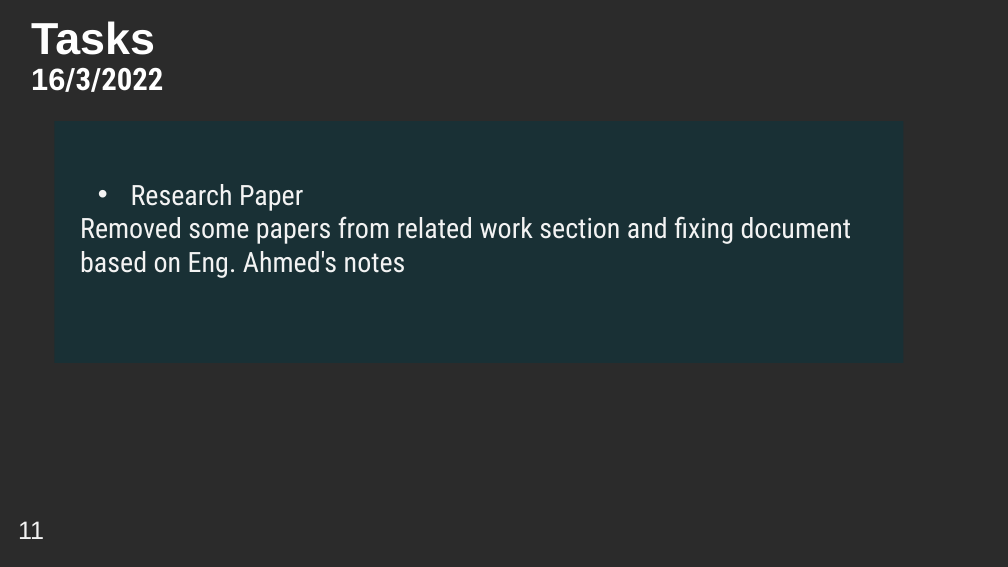
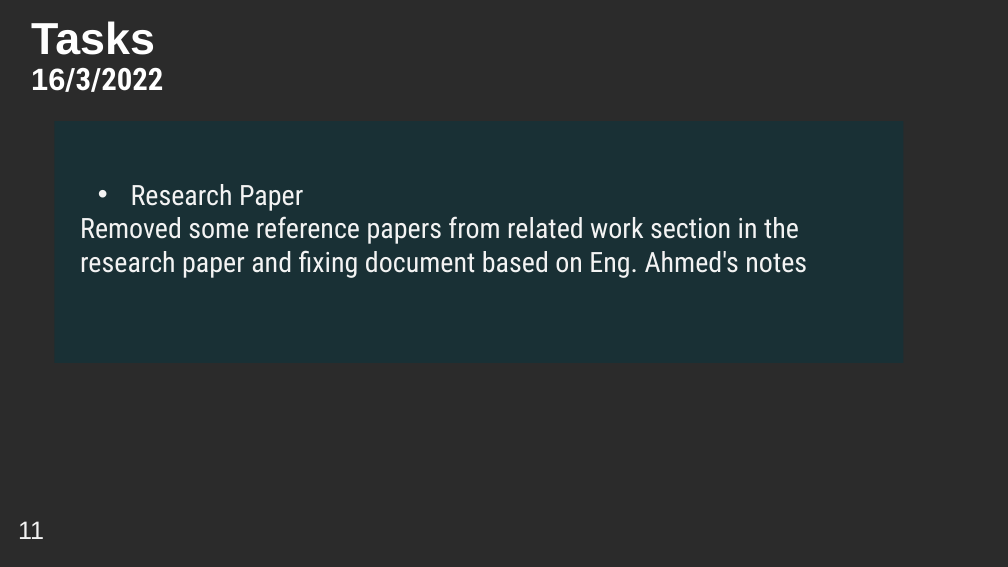
Before and after one commit to YoussifAssem/Genatac, a slide deck: slide 6 of E-Genetics/presentations/Genetcis-protoType.pptx. Drawn at 1008x567 pixels with LibreOffice and Linux fonts; fonts in the diff are those of the drawing; background and template pictures are left out; a plain dark background stands for a picture behind light text. Boxes give left, top, right and bottom in pixels: in the first picture for what was removed or moved away, otherwise in the second. Text is boxed around its words. In the diff, an @@ line names an element or a change of style, - is before the commit and + after.

```diff
--- a/E-Genetics/presentations/Genetcis-protoType.pptx
+++ b/E-Genetics/presentations/Genetcis-protoType.pptx
@@ text in rectangle at [80,216,807,278]: text changed @@
-Removed some papers from related work section and fixing document based on Eng. Ahmed's notes
+Removed some reference papers from related work section in the research paper and fixing document based on Eng. Ahmed's notes
```
Also in this commit, not shown: 7 other slides changed, 1 other file.
